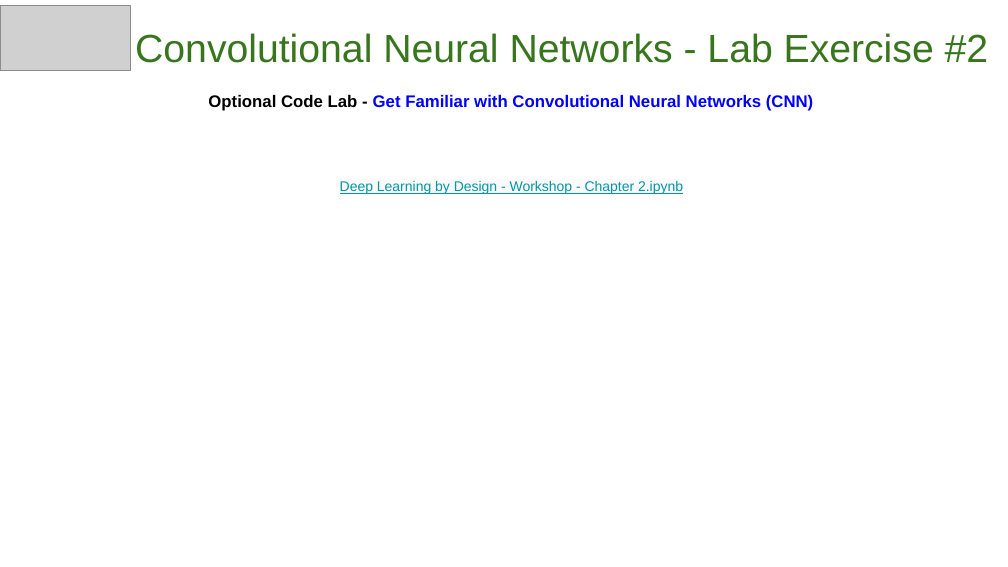
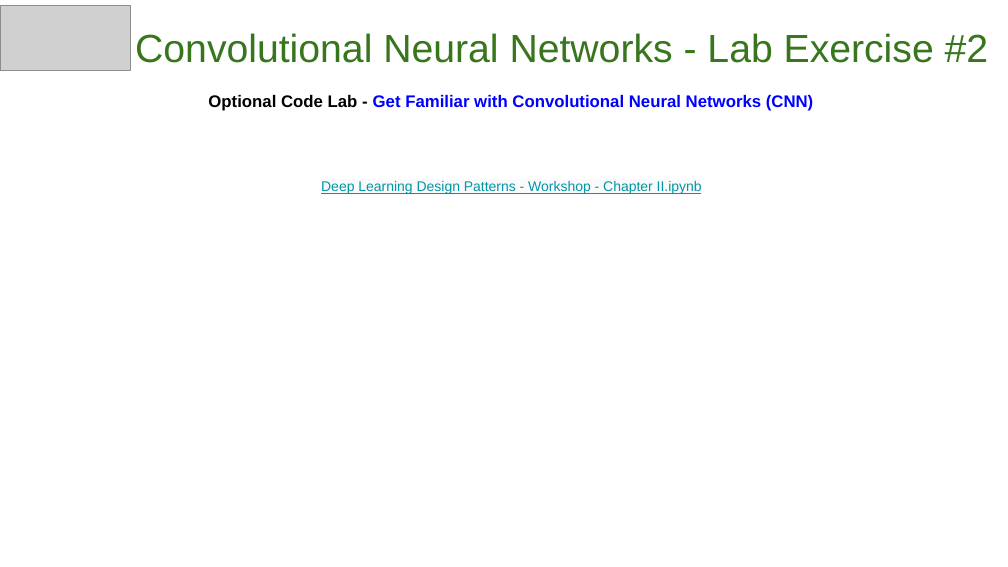
Before and after one commit to GoogleCloudPlatform/keras-idiomatic-programmer, a slide deck: slide 34 of books/deep-learning-design-patterns/Workshops/Novice/Deep Learning Design Patterns - Workshop - Chapter II.pptx. Drawn at 1008x567 pixels with LibreOffice and Linux fonts; fonts in the diff are those of the drawing; grey boxes stand for pictures. Boxes give left, top, right and bottom in pixels: in the first picture for what was removed or moved away, otherwise in the second. Text is boxed around its words. In the diff, an @@ line names an element or a change of style, - is before the commit and + after.

```diff
--- a/books/deep-learning-design-patterns/Workshops/Novice/Deep Learning Design Patterns - Workshop - Chapter II.pptx
+++ b/books/deep-learning-design-patterns/Workshops/Novice/Deep Learning Design Patterns - Workshop - Chapter II.pptx
@@ text at (x1=321, y1=181, x2=702, y2=194): text changed @@
-Deep Learning by Design - Workshop - Chapter 2.ipynb
+Deep Learning Design Patterns - Workshop - Chapter II.ipynb
```
Also in this commit, not shown: 2 other slides changed, 1 other file.
